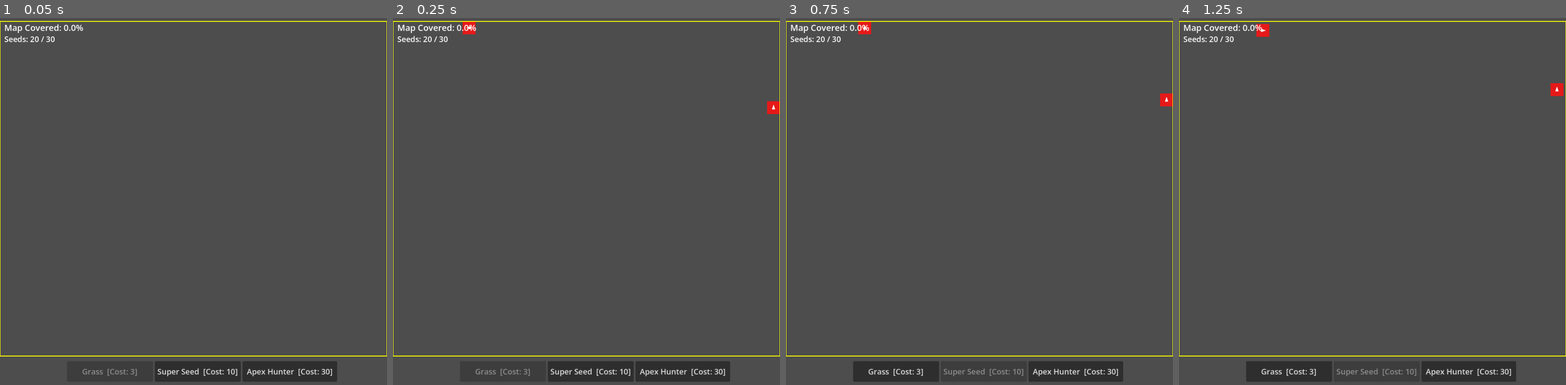
Above: before the commit, frames 1-4 (left to right).
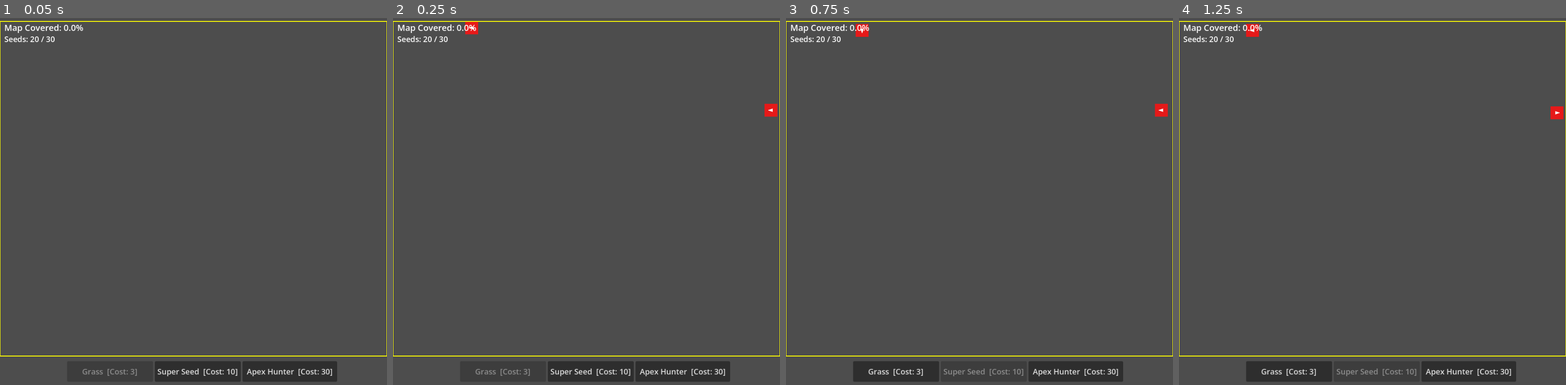
Above: after the commit, the same moments.

Repository: mamo1016/ecosystem-game
Game: Godot game, scene res://world.tscn
Same seed, same stepped clock (60 frames per second), same inputs: the game is played once before the commit and once after it.
Inputs:
- Up to frame 1 (0.05 s): no input
- Up to frame 2 (0.25 s): no input
- Up to frame 3 (0.75 s): click "Super Seed [Cost: 10]" at 0.5 s
- Up to frame 4 (1.25 s): no input

Frame 1 is identical in both runs. In frame 2, 0.2% of the frame differs, in the area x 18-100%, y 1-27%; in frame 3, 0.3%; in frame 4, 0.4%, in the area x 17-100%, y 1-28%.

Commit message:
Decrease animal move speed and lower grass spread chance

Diff:
--- a/world.gd
+++ b/world.gd
@@ -295,7 +295,7 @@
 	for pos in mature_arr:
 		for d in DIRS:
 			var neighbor: Vector2i = pos + d
-			if get_tile(neighbor) == EMPTY:
+			if get_tile(neighbor) == EMPTY and randf() < 0.05:
 				set_tile(neighbor, GRASS)
 				plant_growth[neighbor] = 0
 
@@ -395,6 +395,13 @@
 
 		if p.hunger >= STARVATION_LIMIT: continue
 
+		var move_timer = p.get("move_cooldown", 0)
+		if move_timer > 0:
+			p.move_cooldown = move_timer - 1
+			p.hunger += 1
+			alive.append(p)
+			continue
+
 		var eaten_count = _eat_all_plants_in_rect(Rect2i(p.pos.x, p.pos.y, ANIMAL_SIZE, ANIMAL_SIZE))
 		if eaten_count > 0:
 			p.eating = EAT_TURNS
@@ -421,6 +428,9 @@
 					p.facing = d
 					moved = true
 					break
+
+		if moved:
+			p.move_cooldown = 2
 
 		p.hunger += 1
 		alive.append(p)
@@ -444,6 +454,13 @@
 
 		if a.hunger >= APEX_STARVATION: continue
 
+		var move_timer = a.get("move_cooldown", 0)
+		if move_timer > 0:
+			a.move_cooldown = move_timer - 1
+			a.hunger += 1
+			alive.append(a)
+			continue
+
 		var my_rect = Rect2i(a.pos.x, a.pos.y, ANIMAL_SIZE, ANIMAL_SIZE)
 		var eaten = false
 		for i in range(predators.size() - 1, -1, -1):
@@ -489,6 +506,9 @@
 					a.facing = d
 					moved = true
 					break
+
+		if moved:
+			a.move_cooldown = 2
 
 		a.hunger += 1
 		alive.append(a)
